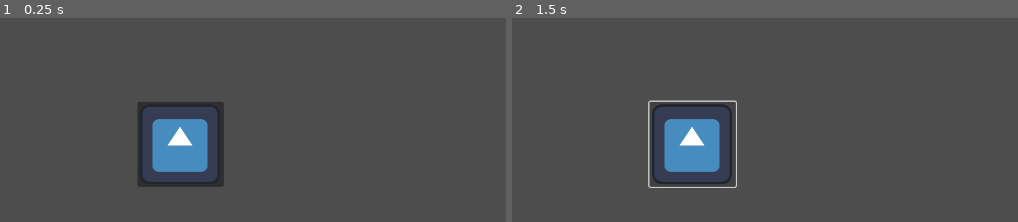
Above: before the commit, frames 1-2 (left to right).
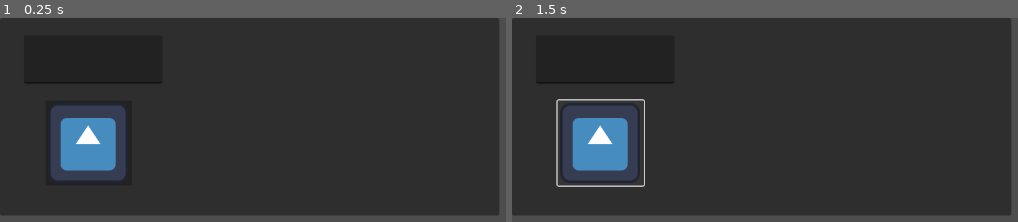
Above: after the commit, the same moments.

Repository: AntonionyBul/d_structures
Game: Godot game, scene res://2level.tscn
Same seed, same stepped clock (60 frames per second), same inputs: the game is played once before the commit and once after it. The project has no main scene, so this scene is started directly. The engine's default icon, where the game draws it, is replaced by a stand-in: a white triangle on a blue panel in a dark square.
Inputs (mouse positions are in pixels of both pictures, inside the frame that each line leads up to; where the layout moved, square brackets give the same spot in the first picture):
- Up to frame 1 (0.25 s): no input
- Up to frame 2 (1.5 s): click (603, 142) [694, 144] at 0.5 s; click (603, 142) [694, 144] at 1.25 s

The runs differ from the first frame. In frame 1, 91% of the frame differs, in the area x 0-99%, y 0-97%; in frame 2, 90%.

Commit message:
tasks_script_and_main_scene

Diff:
--- a/2level.gd
+++ /dev/null
@@ -1,14 +0,0 @@
-extends Control
-
-
-# Called when the node enters the scene tree for the first time.
-func _ready():
-	pass
-
-# Called every frame. 'delta' is the elapsed time since the previous frame.
-func _process(delta):
-	pass
-
-
-func _on_button_pressed():
-	print($Button.position)
--- a/2level.tscn
+++ b/2level.tscn
@@ -1,23 +1,39 @@
 [gd_scene load_steps=3 format=3 uid="uid://bah2qg12w4y50"]
 
 [ext_resource type="Texture2D" uid="uid://chegk14kr8w3h" path="res://icon.svg" id="1_xs64u"]
-[ext_resource type="Script" path="res://2level.gd" id="1_ymrxb"]
+[ext_resource type="Script" path="res://scene_with_tasks.gd" id="1_ymrxb"]
 
-[node name="Control" type="Control"]
-layout_mode = 3
-anchors_preset = 15
-anchor_right = 1.0
-anchor_bottom = 1.0
+[node name="Control" type="Panel"]
+anchors_preset = -1
+anchor_right = 0.624
+anchor_bottom = 0.439
+offset_right = 0.279968
+offset_bottom = -0.0800171
 grow_horizontal = 2
 grow_vertical = 2
 script = ExtResource("1_ymrxb")
 
 [node name="Button" type="Button" parent="."]
 layout_mode = 0
-offset_left = 220.0
-offset_top = 134.0
-offset_right = 358.0
-offset_bottom = 270.0
+offset_left = 73.0
+offset_top = 132.0
+offset_right = 211.0
+offset_bottom = 268.0
 icon = ExtResource("1_xs64u")
 
+[node name="TextEdit" type="TextEdit" parent="."]
+layout_mode = 0
+offset_left = 38.0
+offset_top = 28.0
+offset_right = 260.0
+offset_bottom = 105.0
+
+[node name="RichTextLabel" type="RichTextLabel" parent="."]
+layout_mode = 0
+offset_left = 455.0
+offset_top = 25.0
+offset_right = 771.0
+offset_bottom = 127.0
+
 [connection signal="pressed" from="Button" to="." method="_on_button_pressed"]
+[connection signal="text_changed" from="TextEdit" to="." method="_on_text_edit_text_changed"]
--- /dev/null
+++ b/main_scene.tscn
@@ -0,0 +1,19 @@
+[gd_scene load_steps=2 format=3 uid="uid://fixmrf0fbg6t"]
+
+[ext_resource type="PackedScene" uid="uid://bah2qg12w4y50" path="res://2level.tscn" id="1_bxunf"]
+
+[node name="MainScene" type="Control"]
+layout_mode = 3
+anchors_preset = 15
+anchor_right = 1.0
+anchor_bottom = 1.0
+grow_horizontal = 2
+grow_vertical = 2
+
+[node name="Control" parent="." instance=ExtResource("1_bxunf")]
+layout_mode = 1
+
+[node name="Control2" parent="." instance=ExtResource("1_bxunf")]
+layout_mode = 1
+offset_top = 316.0
+offset_bottom = 316.0
--- a/project.godot
+++ b/project.godot
@@ -14,8 +14,20 @@
 config/features=PackedStringArray("4.2", "Forward Plus")
 config/icon="res://icon.svg"
 
+[autoload]
+
+Tasks="*res://tasks.gd"
+
 [display]
 
 window/size/viewport_width=1280
 window/size/viewport_height=720
 window/stretch/mode="viewport"
+
+[input]
+
+enter_input={
+"deadzone": 0.5,
+"events": [Object(InputEventKey,"resource_local_to_scene":false,"resource_name":"","device":-1,"window_id":0,"alt_pressed":false,"shift_pressed":false,"ctrl_pressed":false,"meta_pressed":false,"pressed":false,"keycode":0,"physical_keycode":4194309,"key_label":0,"unicode":0,"echo":false,"script":null)
+]
+}
--- /dev/null
+++ b/scene_with_tasks.gd
@@ -0,0 +1,24 @@
+extends Control
+
+@onready var task = preload("res://tasks.gd").new()
+# Called when the node enters the scene tree for the first time.
+func _ready():
+	pass
+
+# Called every frame. 'delta' is the elapsed time since the previous frame.
+func _process(delta):
+	if Input.is_action_just_pressed("enter_input"):
+		_on_button_pressed()
+
+
+func _on_button_pressed():
+	if $TextEdit.get_text() != "":
+		$RichTextLabel.set_text(task.first_task(int($TextEdit.get_text())))
+	else:
+			$RichTextLabel.set_text("")
+
+
+
+func _on_text_edit_text_changed():
+	$TextEdit.set_text($TextEdit.get_text().replace("\n", ""))
+	$TextEdit.set_caret_column(1000)  #поменять на перевод в конец строки нормально
--- /dev/null
+++ b/tasks.gd
@@ -0,0 +1,9 @@
+class_name tasks
+
+
+func first_task(n):
+	var m = 1<<n
+	var f = []
+	for i in range(0, m):
+		f.append(randi_range(0, 1))
+	return str(f)
